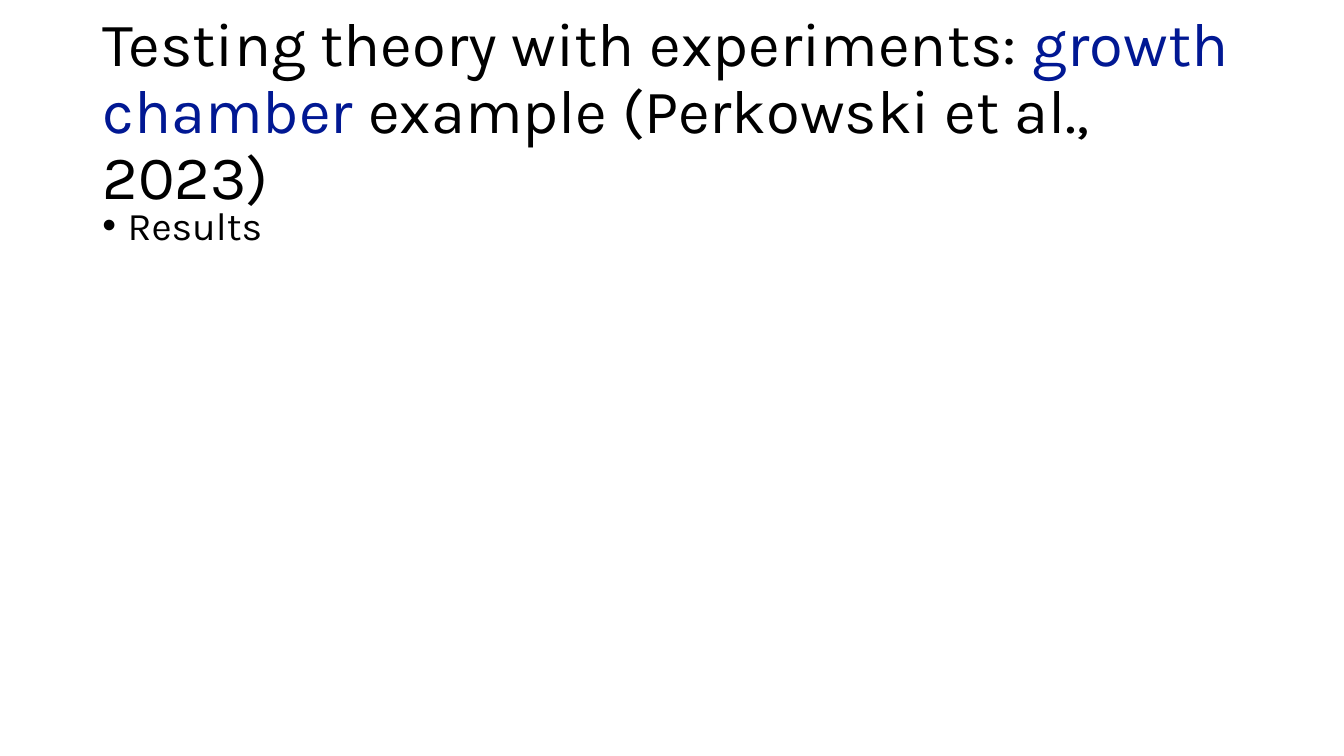
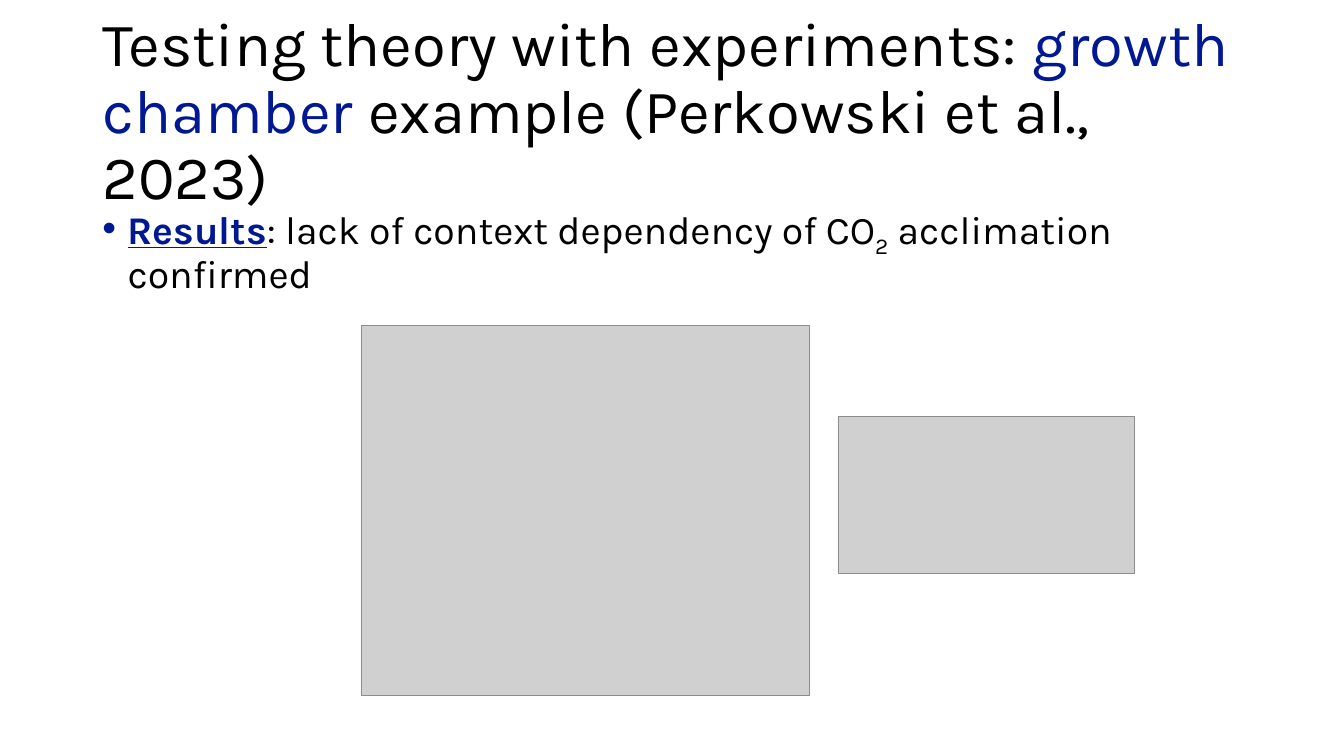
Before and after one commit to SmithEcophysLab/seminar, a slide deck: slide 29 of 2025_lemontree/src/lemontree_mtg_2025_smith.pptx. Drawn at 1344x756 pixels with LibreOffice and Linux fonts; fonts in the diff are those of the drawing; grey boxes stand for pictures. Boxes give left, top, right and bottom in pixels: in the first picture for what was removed or moved away, otherwise in the second. Text is boxed around its words. In the diff, an @@ line names an element or a change of style, - is before the commit and + after.

```diff
--- a/2025_lemontree/src/lemontree_mtg_2025_smith.pptx
+++ b/2025_lemontree/src/lemontree_mtg_2025_smith.pptx
@@ text at box(128, 217, 1112, 289): text changed @@
-• Results
+• Results: lack of context dependency of CO2 acclimation confirmed
@@ picture added at box(362, 326, 810, 697) @@
@@ picture added at box(838, 416, 1134, 573) @@
```
Also in this commit, not shown: 9 other slides changed, 2 slides added, 1 slide removed.
